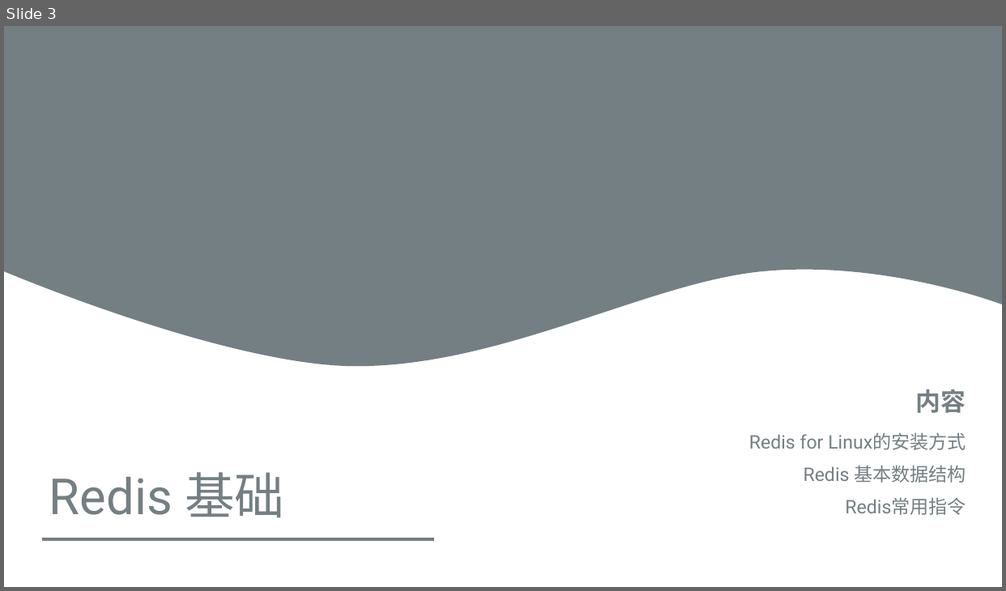
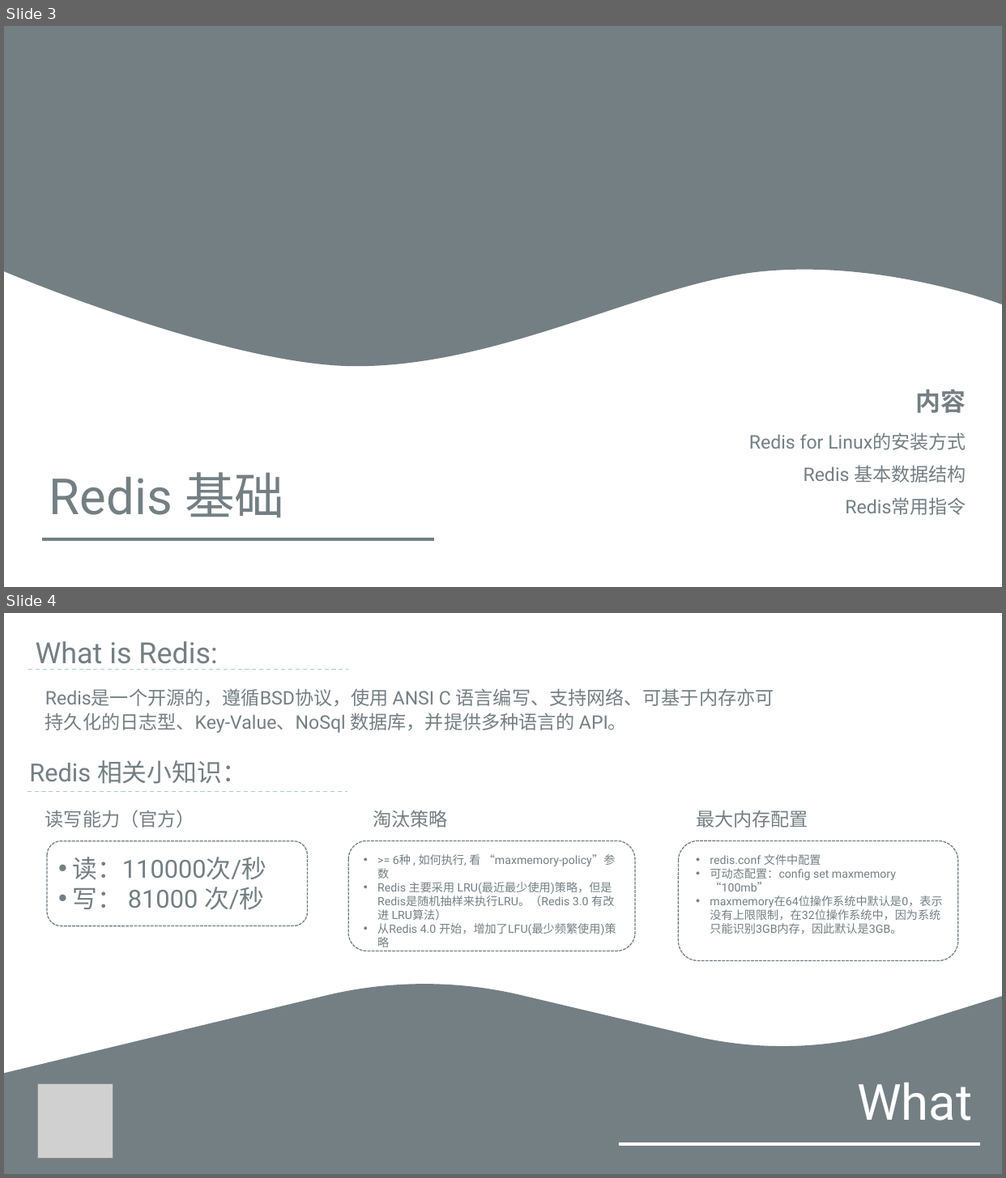
Before and after one commit to androidjp/spring-boot-gradle-redis-web, a slide deck: ppt/Redis_Sharing.pptx. Shown one above the other, each under a label of ours: slide 3 before the commit, slides 3 and 4 after it. The pictures are 1006x591 and 1006x1178 pixels, drawn with LibreOffice and Linux fonts; fonts in the diff are those of the drawing; grey boxes stand for pictures. Boxes give left, top, right and bottom in pixels: in the first picture for what was removed or moved away, otherwise in the second. Text is boxed around its words. In the diff, an @@ line names an element or a change of style, - is before the commit and + after.

```diff
--- a/ppt/Redis_Sharing.pptx
+++ b/ppt/Redis_Sharing.pptx
@@ slide 4 added at [4, 613, 1002, 1174], background #FFFFFF @@
@@ text added at [36, 641, 217, 670], 28 pt, text #747F83 @@
+What is Redis:
@@ line added from (28, 669) to (348, 669), #ABD0BF 1 pt dashed @@
@@ text added at [45, 688, 774, 733], 18 pt, text #747F83 @@
+Redis是一个开源的，遵循BSD协议，使用 ANSI C 语言编写、支持网络、可基于内存亦可持久化的日志型、Key-Value、NoSql 数据库，并提供多种语言的 API。
@@ text added at [29, 760, 247, 784], 24 pt, text #747F83 @@
+Redis 相关小知识：
@@ line added from (27, 792) to (347, 792), #ABD0BF 1 pt dashed @@
@@ text added at [45, 810, 195, 828], 18 pt, text #747F83 @@
+读写能力（官方）
@@ text added at [373, 810, 447, 828], 18 pt, text #747F83 @@
+淘汰策略
@@ text added at [696, 810, 808, 828], 18 pt, text #747F83 @@
+最大内存配置
@@ rounded rectangle added at [47, 841, 307, 926], outline #747F83 1 pt dashed @@
@@ rounded rectangle added at [348, 841, 635, 952], outline #747F83 1 pt dashed @@
@@ text added at [377, 854, 616, 948], 11 pt, text #747F83 @@
+• >= 6种 , 如何执行, 看 “maxmemory-policy”参数
+• Redis 主要采用 LRU(最近最少使用)策略，但是Redis是随机抽样来执行LRU。（Redis 3.0 有改进 LRU算法）
+• 从Redis 4.0 开始，增加了LFU(最少频繁使用)策略
@@ rounded rectangle added at [679, 841, 958, 961], outline #747F83 1 pt dashed @@
@@ text added at [710, 854, 942, 934], 11 pt, text #747F83 @@
+• redis.conf 文件中配置
+• 可动态配置：config set maxmemory “100mb”
+• maxmemory在64位操作系统中默认是0，表示没有上限限制，在32位操作系统中，因为系统只能识别3GB内存，因此默认是3GB。
@@ text added at [72, 857, 266, 910], 24 pt, text #747F83 @@
+• 读：110000次/秒
+• 写： 81000 次/秒
@@ freeform shape added at [4, 981, 1002, 1174], fill #747F83 @@
@@ picture added at [38, 1084, 113, 1159] @@
@@ text added at [857, 1083, 972, 1121], 48 pt, text #FFFFFF @@
+What
@@ line added from (619, 1144) to (980, 1144), #FFFFFF 3 pt @@
```
Also in this commit, not shown: 3 slides changed, 1 other file.
